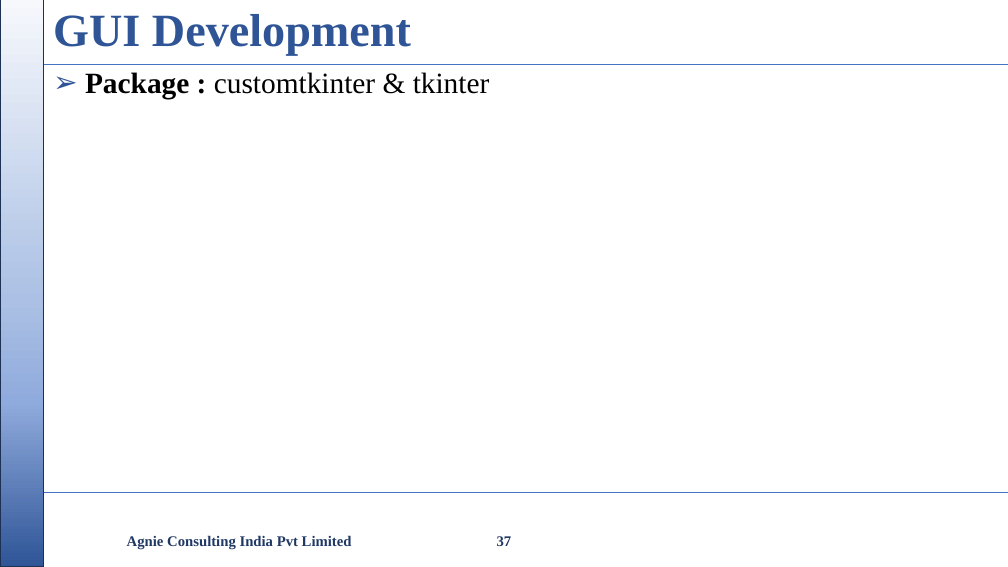
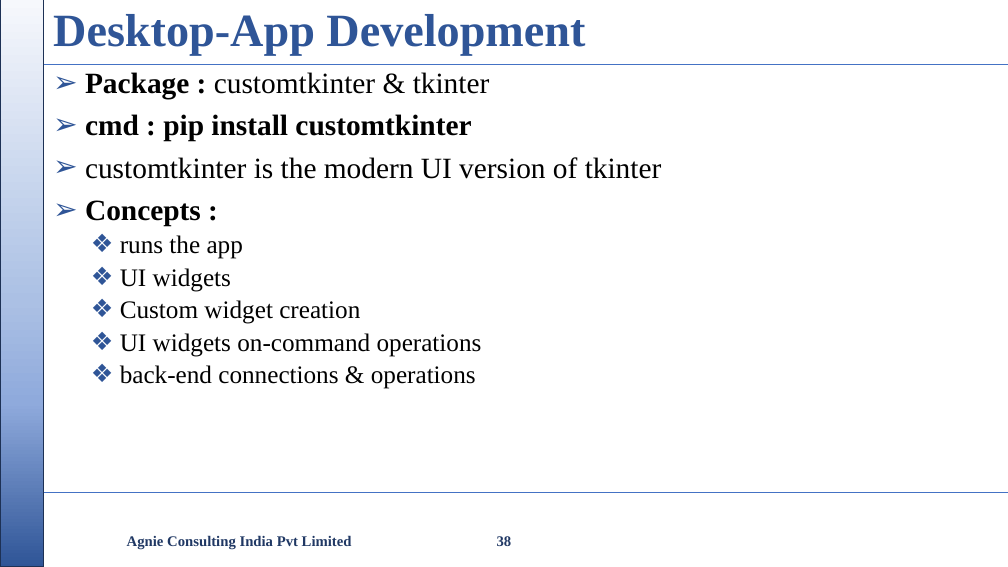
Before and after one commit to nikishdaniel1-del/Python-Cls, a slide deck: slide 38 of python class/Python Class.pptx (slide 37 before the commit). Drawn at 1008x567 pixels with LibreOffice and Linux fonts; fonts in the diff are those of the drawing; background and template pictures are left out. Boxes give left, top, right and bottom in pixels: in the first picture for what was removed or moved away, otherwise in the second. Text is boxed around its words. In the diff, an @@ line names an element or a change of style, - is before the commit and + after.

```diff
--- a/python class/Python Class.pptx
+++ b/python class/Python Class.pptx
@@ title at [53, 14, 585, 56]: text changed @@
-GUI Development
+Desktop-App Development
@@ text at [85, 114, 662, 389]: paragraphs added @@
+➢ cmd : pip install customtkinter
+➢ customtkinter is the modern UI version of tkinter
+➢ Concepts :
+  ❖ runs the app
+  ❖ UI widgets
+  ❖ Custom widget creation
+  ❖ UI widgets on-command operations
+  ❖ back-end connections & operations
@@ page number at [497, 536, 512, 546]: text changed @@
-37
+38
```
Also in this commit, not shown: 3 other slides changed, 1 slide added, 1 other file.
